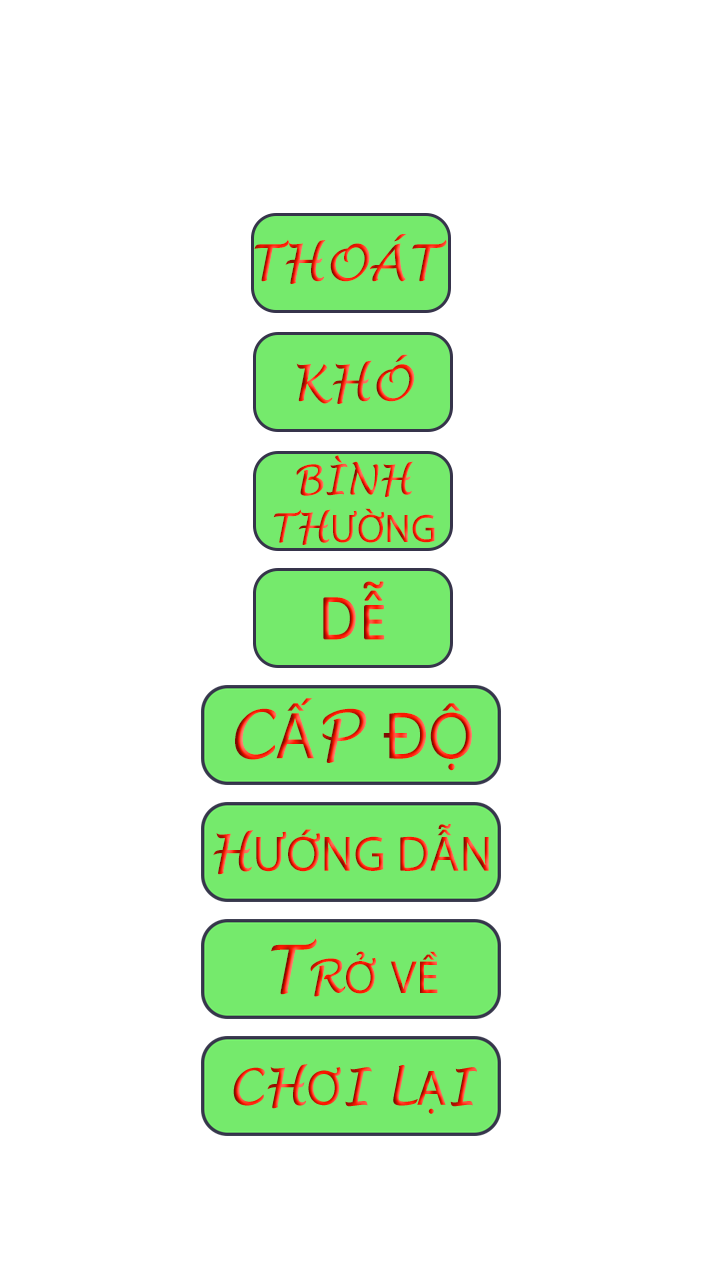
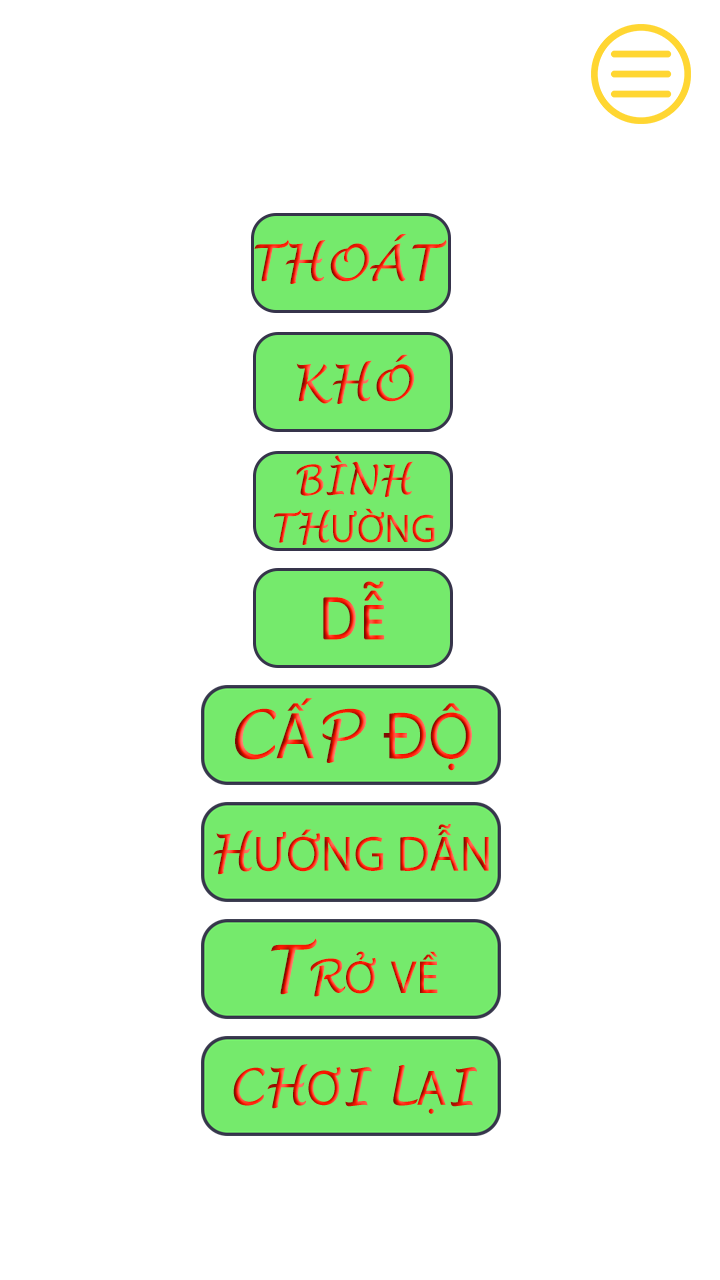
Layers edited between the first and the second 720×1280 image:
added group "MenuButton" with 1 layers in group "components" over [591, 24, 691, 124]
added layer "Menu_button" in group "MenuButton" over [591, 24, 691, 124]
